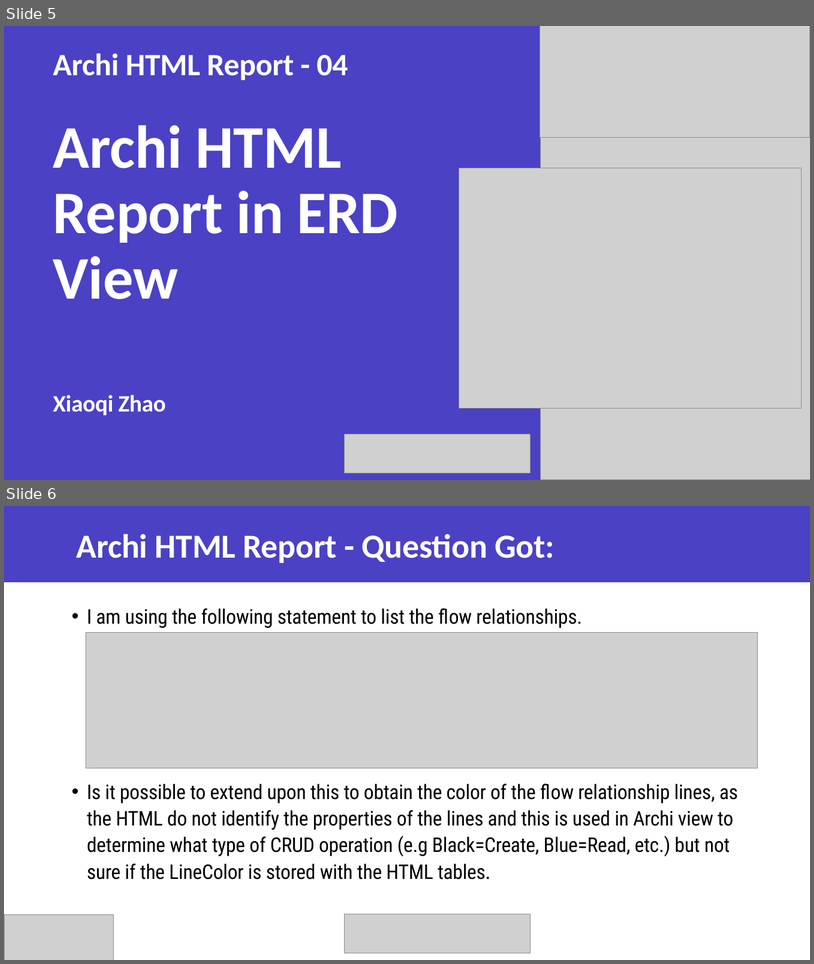
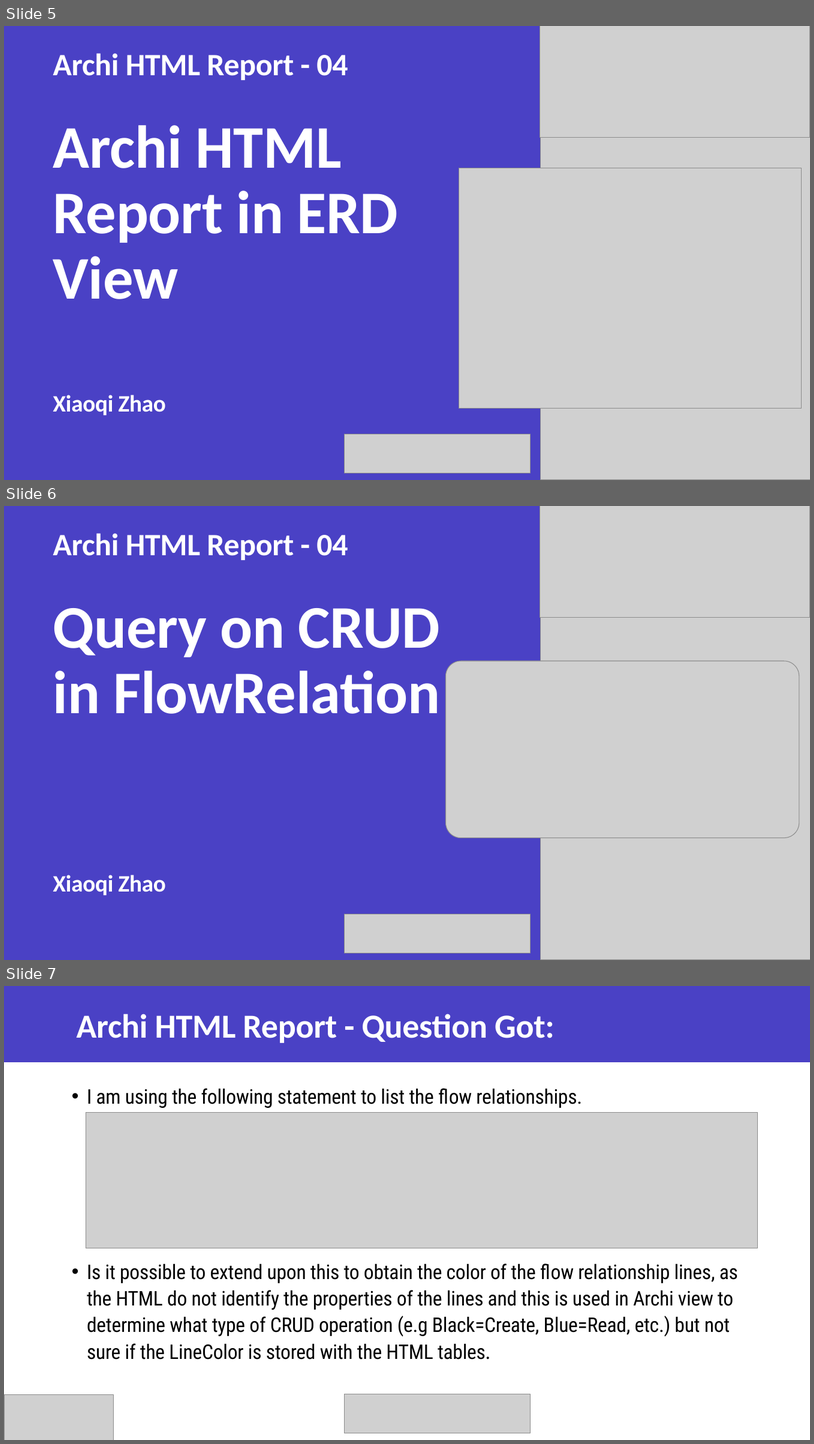
Before and after one commit to yasenstar/EA, a slide deck: architool/Using-Archi.pptx. Shown one above the other, each under a label of ours: slides 5 and 6 before the commit, slides 5, 6 and 7 after it. The pictures are 814x964 and 814x1444 pixels, drawn with LibreOffice and Linux fonts; fonts in the diff are those of the drawing; grey boxes stand for pictures. Boxes give left, top, right and bottom in pixels: in the first picture for what was removed or moved away, otherwise in the second. Text is boxed around its words. In the diff, an @@ line names an element or a change of style, - is before the commit and + after.

Commit message:
add Archi HTML Report 04

```diff
--- a/architool/Using-Archi.pptx
+++ b/architool/Using-Archi.pptx
@@ slide 6 added at (4, 506, 810, 960), background #FFFFFF; not listed: 1 template element that a slide beside it also shows @@
@@ picture added at (540, 506, 810, 960) @@
@@ picture added at (540, 506, 810, 618) @@
@@ text added at (53, 533, 348, 560), 37 pt, text #FFFFFF, bold @@
+Archi HTML Report - 04
@@ title added at (53, 608, 441, 714), 72 pt, text #FFFFFF, bold @@
+Query on CRUD in FlowRelation
@@ picture added at (446, 661, 800, 838) @@
@@ subtitle added at (53, 874, 166, 895), 28 pt, text #FFFFFF, bold @@
+Xiaoqi Zhao
@@ picture added at (345, 914, 530, 952) @@
@@ what was slide 6 is now slide 7 @@
```
Also in this commit, not shown: 1 other file.
